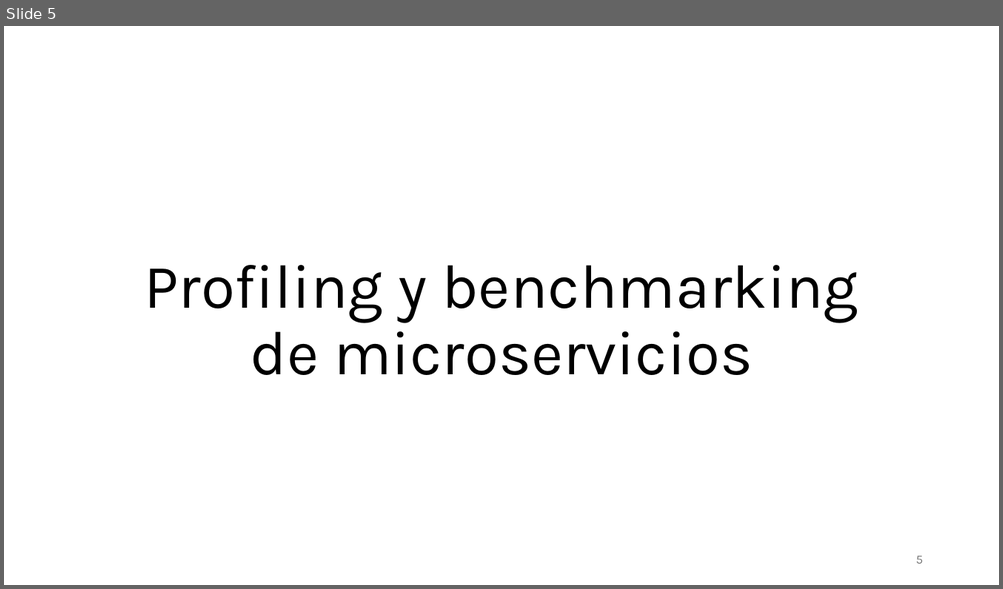
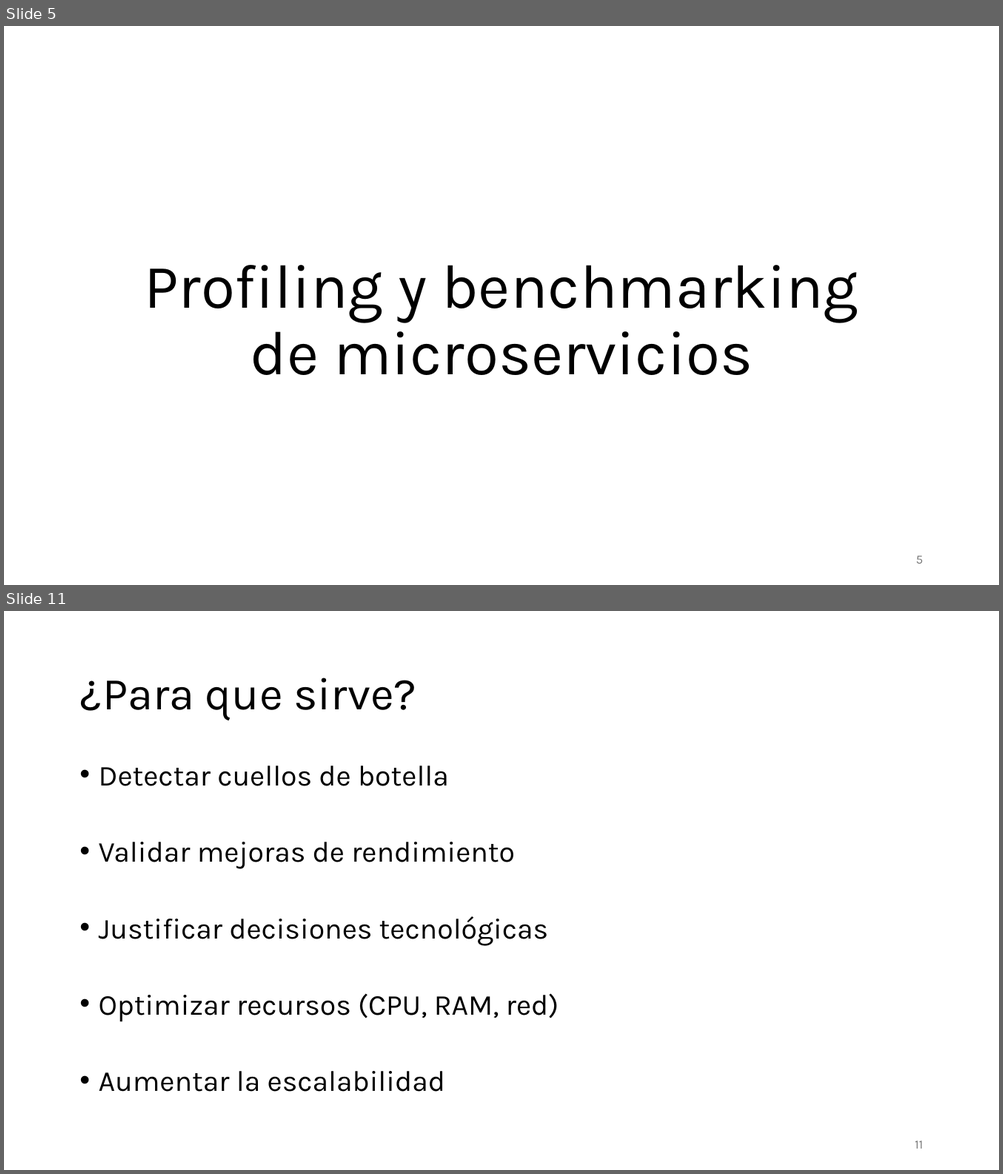
Before and after one commit to aldebarran22/CURSO_CPP_SERVICIOS_30H, a slide deck: doc/5_Optimizacion_Gestion_Recursos_Microservicios_C++.pptx. Shown one above the other, each under a label of ours: slide 5 before the commit, slides 5 and 11 after it; the slides between them are not shown. The pictures are 1003x589 and 1003x1174 pixels, drawn with LibreOffice and Linux fonts; fonts in the diff are those of the drawing. Boxes give left, top, right and bottom in pixels: in the first picture for what was removed or moved away, otherwise in the second. Text is boxed around its words. In the diff, an @@ line names an element or a change of style, - is before the commit and + after.

```diff
--- a/doc/5_Optimizacion_Gestion_Recursos_Microservicios_C++.pptx
+++ b/doc/5_Optimizacion_Gestion_Recursos_Microservicios_C++.pptx
@@ slide 11 added at box(4, 611, 999, 1170), background #FFFFFF @@
@@ title added at box(79, 678, 416, 721), 44 pt, text #000000 @@
+¿Para que sirve?
@@ text added at box(99, 766, 558, 1092), 28 pt, text #000000 @@
+• Detectar cuellos de botella
+• Validar mejoras de rendimiento
+• Justificar decisiones tecnológicas
+• Optimizar recursos (CPU, RAM, red)
+• Aumentar la escalabilidad
@@ page number added at box(914, 1141, 922, 1149), 12 pt, text #797979 @@
+11
```
Also in this commit, not shown: 1 slide changed, 15 other slides added, 4 other files.
